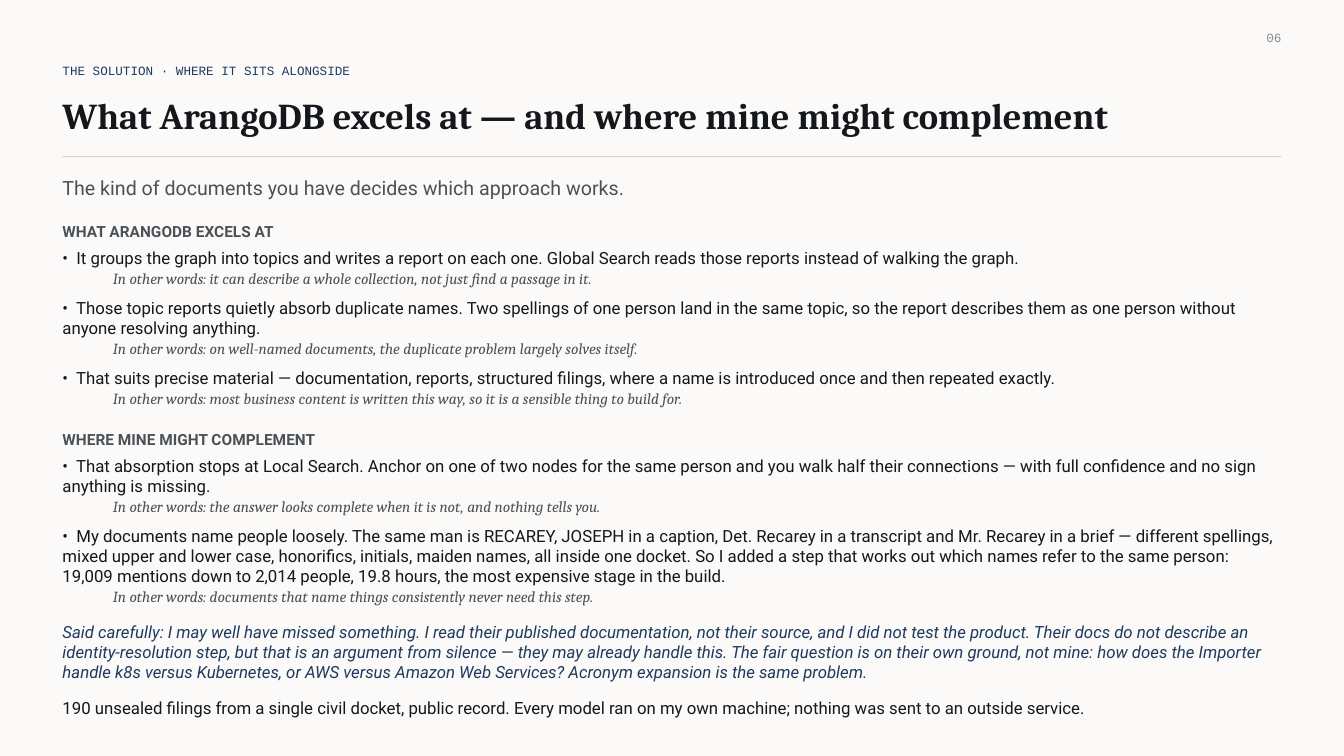
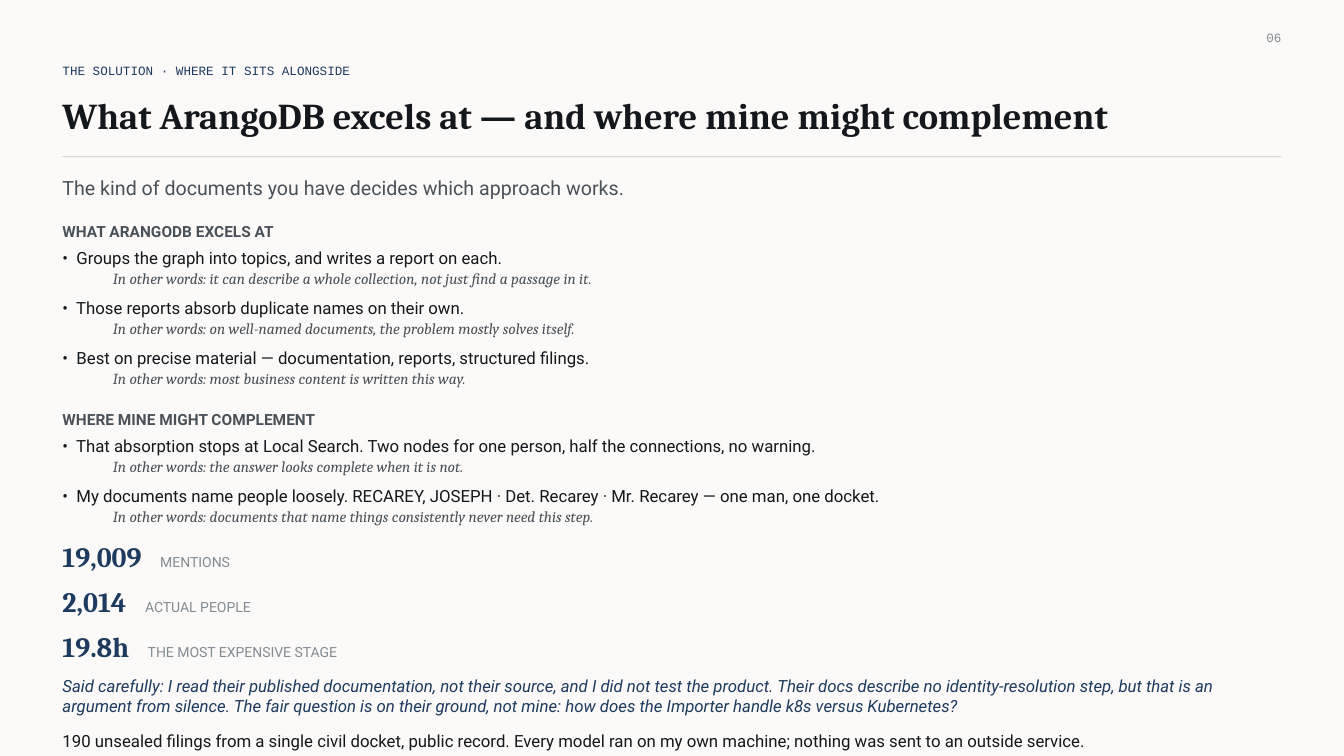
Before and after one commit to extempore66/graph-rag-llm-legal-docs, a slide deck: slide 7 of presos/Graph_RAG_Interview_Deck.pptx. Drawn at 1344x756 pixels with LibreOffice and Linux fonts; fonts in the diff are those of the drawing. Boxes give left, top, right and bottom in pixels: in the first picture for what was removed or moved away, otherwise in the second. Text is boxed around its words. In the diff, an @@ line names an element or a change of style, - is before the commit and + after.

```diff
--- a/presos/Graph_RAG_Interview_Deck.pptx
+++ b/presos/Graph_RAG_Interview_Deck.pptx
@@ text at (76,251,502,268): text changed @@
-• It groups the graph into topics and writes a report on each one. Global Search reads those reports instead of walking the graph.
+• Groups the graph into topics, and writes a report on each.
@@ text at (76,301,589,388): text changed; size 12 to 11 pt; font Roboto to Cambria; text colour #14171B to #4A5158; italic on @@
-• Those topic reports quietly absorb duplicate names. Two spellings of one person land in the same topic, so the report describes them as one person without anyone resolving anything.
-  In other words: on well-named documents, the duplicate problem largely solves itself.
-• That suits precise material — documentation, reports, structured filings, where a name is introduced once and then repeated exactly.
-  In other words: most business content is written this way, so it is a sensible thing to build for.
+• Those reports absorb duplicate names on their own.
+  In other words: on well-named documents, the problem mostly solves itself.
+• Best on precise material — documentation, reports, structured filings.
+  In other words: most business content is written this way.
@@ text at (76,439,879,506): text changed @@
-• That absorption stops at Local Search. Anchor on one of two nodes for the same person and you walk half their connections — with full confidence and no sign anything is missing.
-  In other words: the answer looks complete when it is not, and nothing tells you.
-• My documents name people loosely. The same man is RECAREY, JOSEPH in a caption, Det. Recarey in a transcript and Mr. Recarey in a brief — different spellings, mixed upper and lower case, honorifics, initials, maiden names, all inside one docket. So I added a step that works out which names refer to the same person: 19,009 mentions down to 2,014 people, 19.8 hours, the most expensive stage in the build.
+• That absorption stops at Local Search. Two nodes for one person, half the connections, no warning.
+  In other words: the answer looks complete when it is not.
+• My documents name people loosely. RECAREY, JOSEPH · Det. Recarey · Mr. Recarey — one man, one docket.
@@ text at (62,548,1213,716): text changed @@
-Said carefully: I may well have missed something. I read their published documentation, not their source, and I did not test the product. Their docs do not describe an identity-resolution step, but that is an argument from silence — they may already handle this. The fair question is on their own ground, not mine: how does the Importer handle k8s versus Kubernetes, or AWS versus Amazon Web Services? Acronym expansion is the same problem.
+19,009 MENTIONS
+2,014 ACTUAL PEOPLE
+19.8h THE MOST EXPENSIVE STAGE
+Said carefully: I read their published documentation, not their source, and I did not test the product. Their docs describe no identity-resolution step, but that is an argument from silence. The fair question is on their ground, not mine: how does the Importer handle k8s versus Kubernetes?
```
Also in this commit, not shown: 1 other file.
